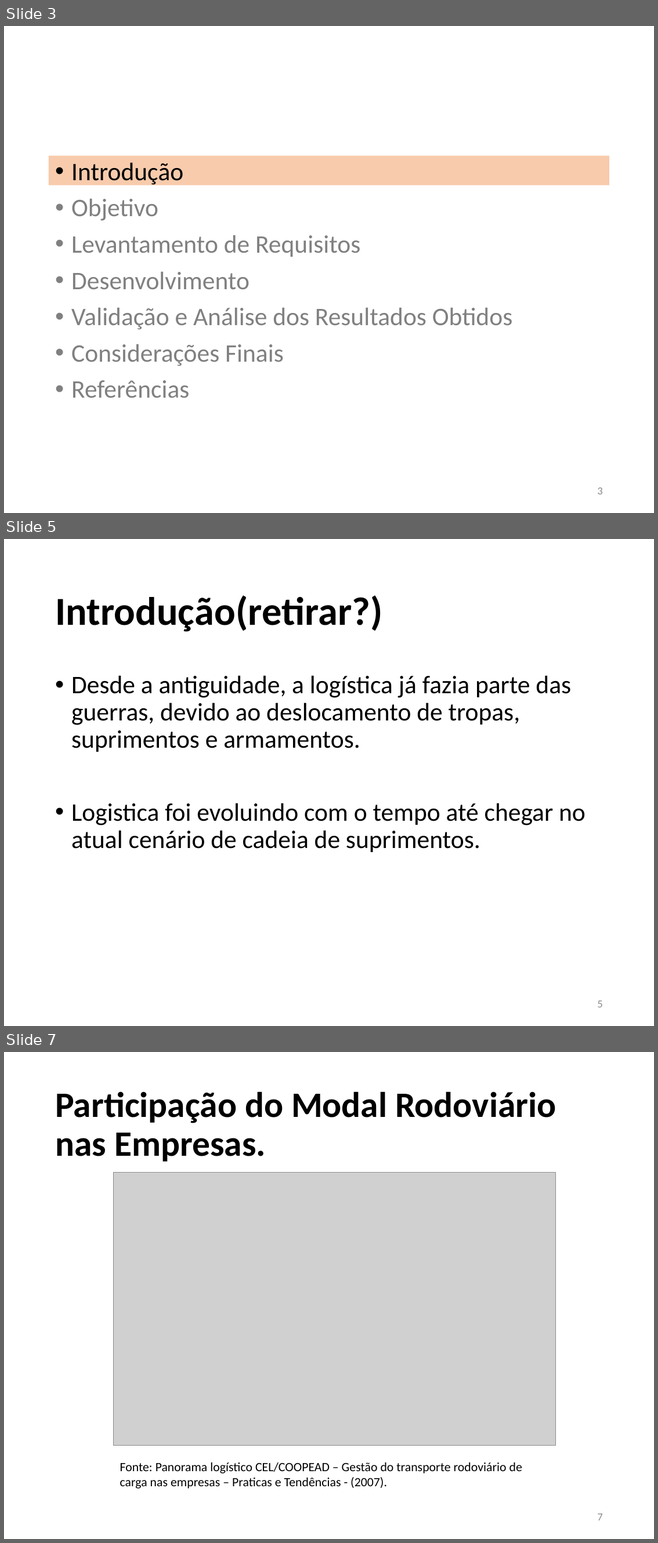
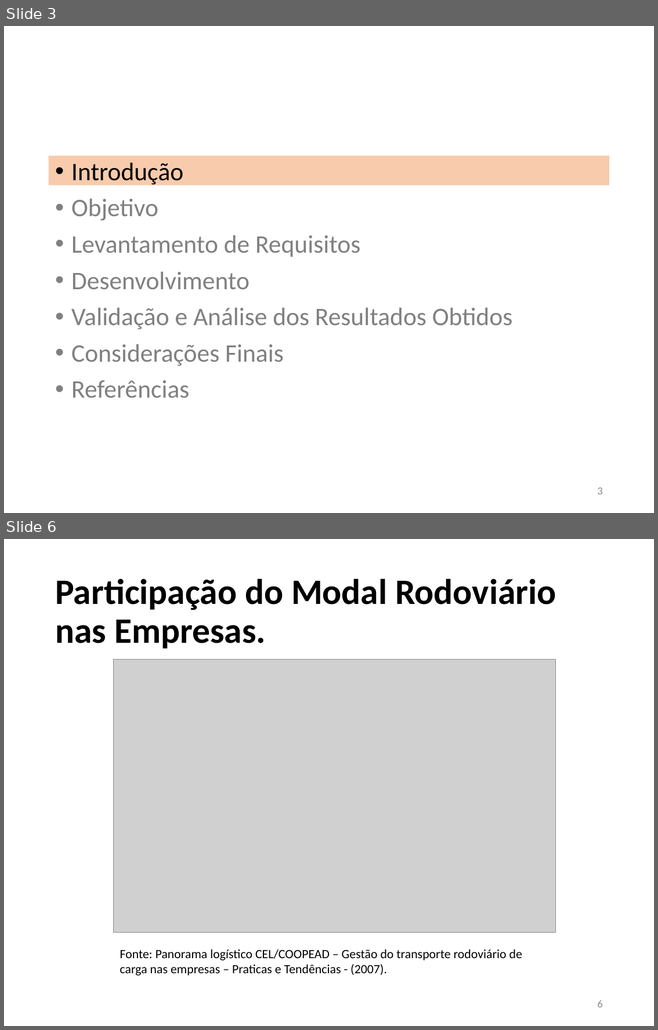
Before and after one commit to JoaoVFG/documentacaoTG, a slide deck: APRESENTAÇÃO JOAO VITOR.pptx. Shown one above the other, each under a label of ours: slides 3, 5 and 7 before the commit, slides 3 and 6 after it; the slides between them are not shown. The pictures are 658x1543 and 658x1030 pixels, drawn with LibreOffice and Linux fonts; fonts in the diff are those of the drawing; grey boxes stand for pictures. Boxes give left, top, right and bottom in pixels: in the first picture for what was removed or moved away, otherwise in the second. Text is boxed around its words. In the diff, an @@ line names an element or a change of style, - is before the commit and + after.

```diff
--- a/APRESENTAÇÃO JOAO VITOR.pptx
+++ b/APRESENTAÇÃO JOAO VITOR.pptx
@@ slide 5 removed at box(4, 539, 654, 1026), background #FFFFFF @@
@@ title removed at box(55, 595, 382, 632) @@
-Introdução(retirar?)
@@ text removed at box(71, 675, 585, 852) @@
-• Desde a antiguidade, a logística já fazia parte das guerras, devido ao deslocamento de tropas, suprimentos e armamentos.
-• Logistica foi evoluindo com o tempo até chegar no atual cenário de cadeia de suprimentos.
@@ page number removed at box(597, 1001, 602, 1008) @@
-5
@@ what was slide 7 is now slide 6 @@
@@ page number at box(597, 1000, 602, 1008): text changed @@
-7
+6
```
Also in this commit, not shown: 7 slides changed, 1 slide added, 1 other slide removed, 3 other files.
